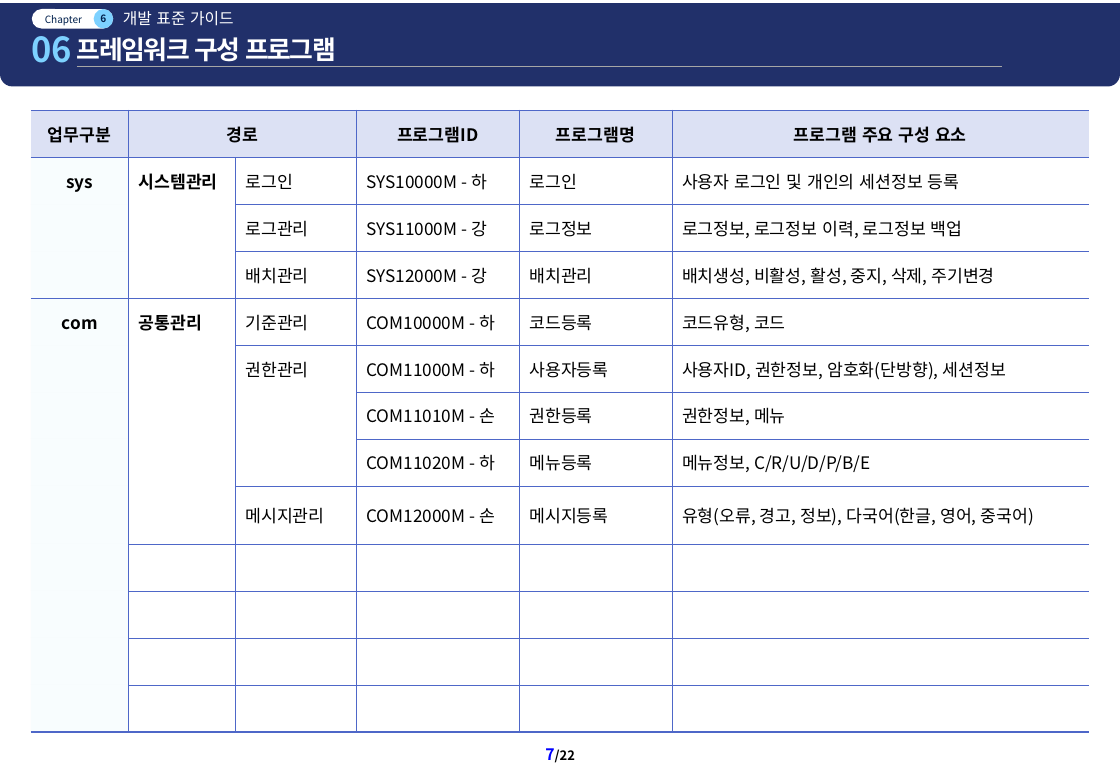
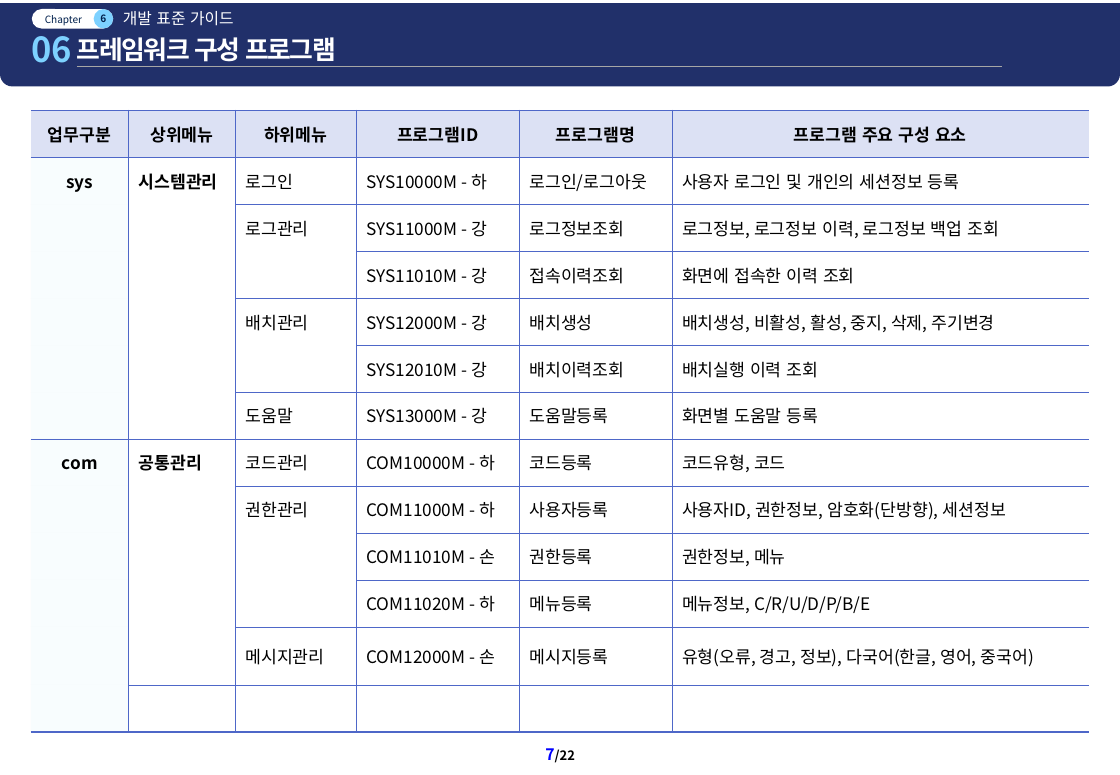
Before and after one commit to bes-erp/bes20261001, a slide deck: slide 8 of src/main/bes-doc/110.설치 메뉴얼/[BES] 전자정부 & NexacroN24-150.개발 표준 가이드_20261015_v0.1.pptx. Drawn at 1120x775 pixels with LibreOffice and Linux fonts; fonts in the diff are those of the drawing; background and template pictures are left out. Boxes give left, top, right and bottom in pixels: in the first picture for what was removed or moved away, otherwise in the second. Text is boxed around its words. In the diff, an @@ line names an element or a change of style, - is before the commit and + after.

```diff
--- a/src/main/bes-doc/110.설치 메뉴얼/[BES] 전자정부 & NexacroN24-150.개발 표준 가이드_20261015_v0.1.pptx
+++ b/src/main/bes-doc/110.설치 메뉴얼/[BES] 전자정부 & NexacroN24-150.개발 표준 가이드_20261015_v0.1.pptx
@@ table at (x1=31, y1=111, x2=1089, y2=722) @@
-row 1: 업무구분 | 경로 |  | 프로그램ID | 프로그램명 | 프로그램 주요 구성 요소
-row 2: sys | 시스템관리 | 로그인 | SYS10000M - 하 | 로그인 | 사용자 로그인 및 개인의 세션정보 등록
-row 3:  |  | 로그관리 | SYS11000M - 강 | 로그정보 | 로그정보, 로그정보 이력, 로그정보 백업
-row 4:  |  | 배치관리 | SYS12000M - 강 | 배치관리 | 배치생성, 비활성, 활성, 중지, 삭제, 주기변경
-row 5: com | 공통관리 | 기준관리 | COM10000M - 하 | 코드등록 | 코드유형, 코드
+row 1: 업무구분 | 상위메뉴 | 하위메뉴 | 프로그램ID | 프로그램명 | 프로그램 주요 구성 요소
+row 2: sys | 시스템관리 | 로그인 | SYS10000M - 하 | 로그인/로그아웃 | 사용자 로그인 및 개인의 세션정보 등록
+row 3:  |  | 로그관리 | SYS11000M - 강 | 로그정보조회 | 로그정보, 로그정보 이력, 로그정보 백업 조회
+row 4:  |  |  | SYS11010M - 강 | 접속이력조회 | 화면에 접속한 이력 조회
+row 5:  |  | 배치관리 | SYS12000M - 강 | 배치생성 | 배치생성, 비활성, 활성, 중지, 삭제, 주기변경
+row 6:  |  |  | SYS12010M - 강 | 배치이력조회 | 배치실행 이력 조회
+row 7:  |  | 도움말 | SYS13000M - 강 | 도움말등록 | 화면별 도움말 등록
+row 8: com | 공통관리 | 코드관리 | COM10000M - 하 | 코드등록 | 코드유형, 코드
-row 11:  |  |  |  |  | 
-row 12:  |  |  |  |  | 
-row 13:  |  |  |  |  | 
@@ borders changed @@
```
